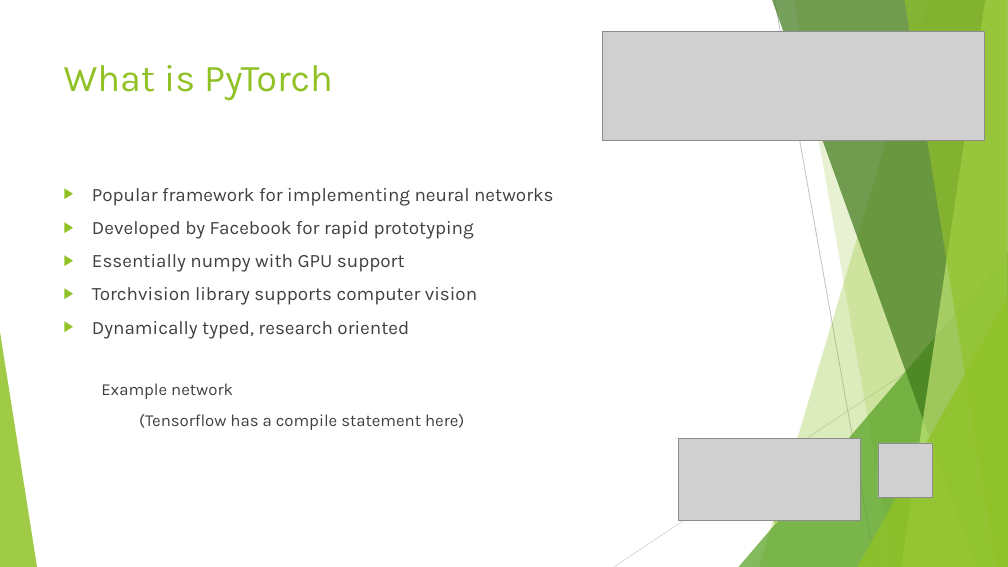
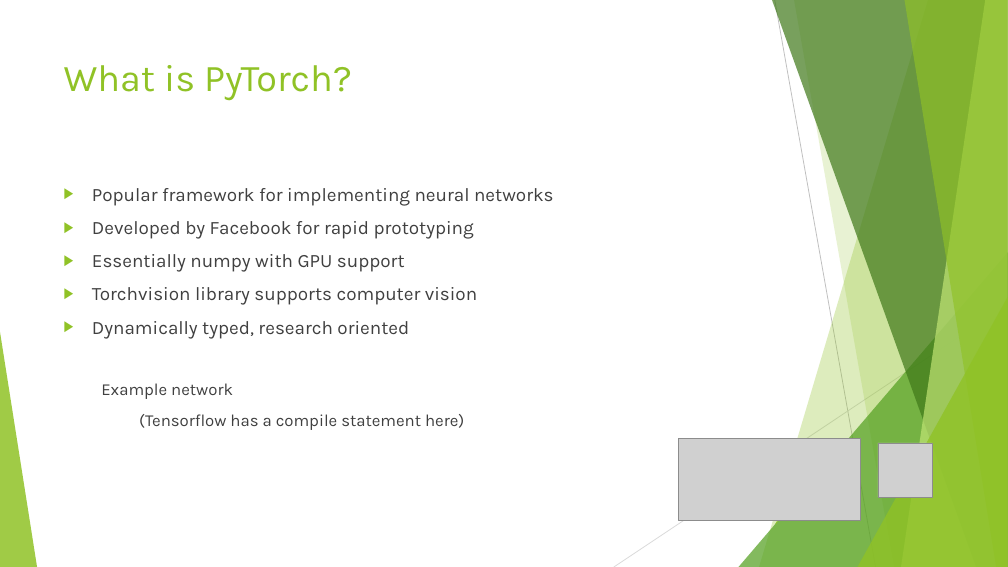
Before and after one commit to danieljbrooks/PyTorchTutorial, a slide deck: slide 7 of computer_vision.pptx (slide 6 before the commit). Drawn at 1008x567 pixels with LibreOffice and Linux fonts; fonts in the diff are those of the drawing; grey boxes stand for pictures. Boxes give left, top, right and bottom in pixels: in the first picture for what was removed or moved away, otherwise in the second. Text is boxed around its words. In the diff, an @@ line names an element or a change of style, - is before the commit and + after.

```diff
--- a/computer_vision.pptx
+++ b/computer_vision.pptx
@@ picture removed at [603, 31, 985, 140] @@
@@ title at [64, 65, 352, 101]: text changed @@
-What is PyTorch
+What is PyTorch?
```
Also in this commit, not shown: 4 other slides changed, 1 slide added, 1 other file.
